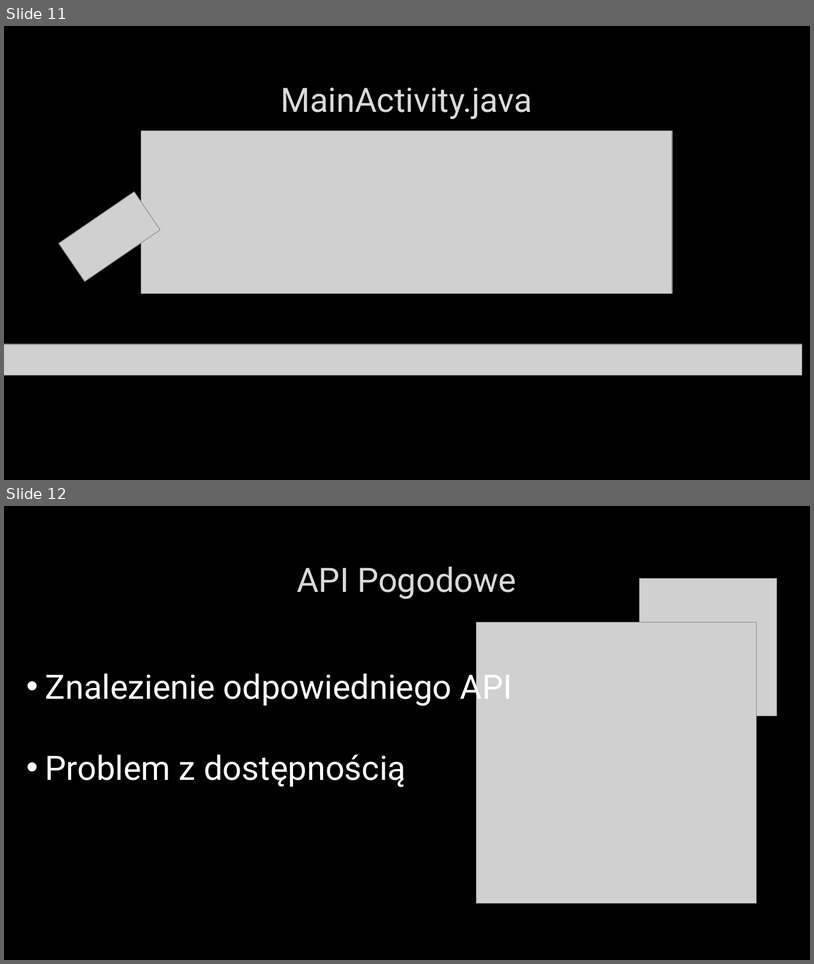
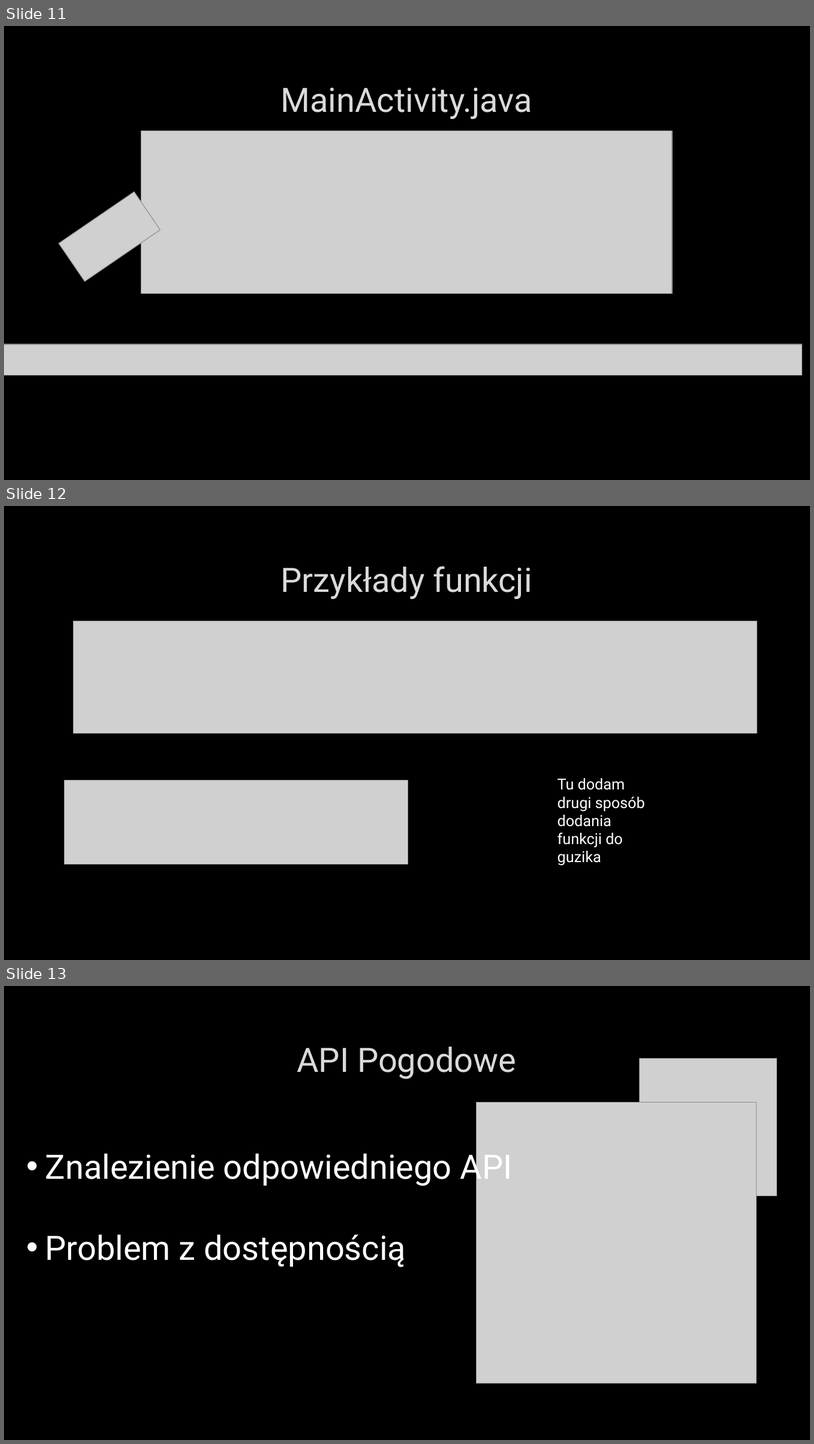
Before and after one commit to Luckownia/WeatherForecastApp, a slide deck: Aplikacja pogodowa na Androida.pptx. Shown one above the other, each under a label of ours: slides 11 and 12 before the commit, slides 11, 12 and 13 after it. The pictures are 814x964 and 814x1444 pixels, drawn with LibreOffice and Linux fonts; fonts in the diff are those of the drawing; grey boxes stand for pictures; background and template pictures are left out. Boxes give left, top, right and bottom in pixels: in the first picture for what was removed or moved away, otherwise in the second. Text is boxed around its words. In the diff, an @@ line names an element or a change of style, - is before the commit and + after.

```diff
--- a/Aplikacja pogodowa na Androida.pptx
+++ b/Aplikacja pogodowa na Androida.pptx
@@ slide 12 added at box(4, 506, 810, 960), background picture (left out) @@
@@ title added at box(281, 566, 533, 599), 40 pt, text #DADADA @@
+Przykłady funkcji
@@ picture added at box(73, 621, 757, 733) @@
@@ picture added at box(65, 780, 408, 864) @@
@@ text added at box(558, 778, 645, 865), 18 pt, text #FFFFFF @@
+Tu dodam drugi sposób dodania funkcji do guzika
@@ what was slide 12 is now slide 13 @@
```
Also in this commit, not shown: 4 other slides added, 1 other file.
